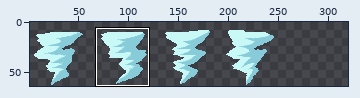
Two versions of one sprite sheet, RogueNaraka/Assets/Sprites/Skill/skill_spr_tornado.png. The first picture is a wide view before the edit; the outline marks the close-up.
Close-up. The starting point:
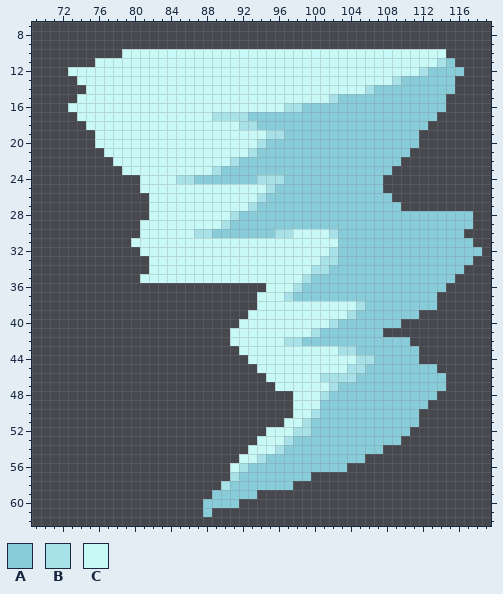
The file is 256x64 pixels. Shown: x 69..119, y 7..62. The old version is drawn lined up with the new one, on the new canvas. The wide view leaves out empty margins. The commit also changed other parts of the picture, which this record leaves out.
Palette (. is transparent): A #89ccd9  B #a8e2e8  C #c9f9f6
Pixels before (only the part around the change), first column x 69:
 7 ...................................................
 8 ...................................................
 9 ...................................................
10 ..........CCCCCCCCCCCCCCCCCCCCCCCCCCCCCCCCCCCC.....
11 .......CCCCCCCCCCCCCCCCCCCCCCCCCCCCCCCCCCCCCCBA....
12 ....CCCCCCCCCCCCCCCCCCCCCCCCCCCCCCCCCCCCCCCBAAAA...
13 .....CCCCCCCCCCCCCCCCCCCCCCCCCCCCCCCCCCCBAAAAAA....
14 ......CCCCCCCCCCCCCCCCCCCCCCCCCCCCCCCBAAAAAAAAA....
15 .....CCCCCCCCCCCCCCCCCCCCCCCCCCCCBAAAAAAAAAAAA.....
16 ....CCCCCCCCCCCCCCCCCCCCCCCCBBAAAAAAAAAAAAAAAA.....
17 .....CCCCCCCCCCCCCCCBBBBAAAAAAAAAAAAAAAAAAAAA......
18 ......CCCCCCCCCCCCCCCCCBBAAAAAAAAAAAAAAAAAAA.......
19 .......CCCCCCCCCCCCCCCCCCCBBAAAAAAAAAAAAAAA........
20 .......CCCCCCCCCCCCCCCCCCBAAAAAAAAAAAAAAAAA........
21 ........CCCCCCCCCCCCCCCCBAAAAAAAAAAAAAAAAA.........
22 .........CCCCCCCCCCCCCBAAAAAAAAAAAAAAAAAA..........
23 ..........CCCCCCCCCCBAAAAAAAAAAAAAAAAAAA...........
24 ............CCCCBBAAAAAAABBBAAAAAAAAAAA............
25 ............CCCCCCCCCCCCCCBAAAAAAAAAAAA............
26 .............CCCCCCCCCCCCBAAAAAAAAAAAAAA...........
27 .............CCCCCCCCCCCBAAAAAAAAAAAAAAAA..........
28 .............CCCCCCCCCBAAAAAAAAAAAAAAAAAAAAAAAAAA..
29 ............CCCCCCCCCBAAAAAAAAAAAAAAAAAAAAAAAAAAA..
30 ............CCCCCCBBAAAAAAABBCCCCBAAAAAAAAAAAAAA...
31 ...........CCCCCCCCCCCCCCCCCCCCCCCAAAAAAAAAAAAAAA..
32 ............CCCCCCCCCCCCCCCCCCCCCBAAAAAAAAAAAAAAAA.
33 .............CCCCCCCCCCCCCCCCCCCBBAAAAAAAAAAAAAAA..
34 .............CCCCCCCCCCCCCCCCCCBBAAAAAAAAAAAAAAA...
35 ............CCCCCCCCCCCCCCCCCCBAAAAAAAAAAAAAAAA....
36 ..........................CCCBAAAAAAAAAAAAAAAA.....
37 .........................CCCBAAAAAAAAAAAAAAAA......
38 .........................CCCCCCCCCCCBAAAAAAAA......
39 ........................CCCCCCCCCCCBAAAAAAA........
40 .......................CCCCCCCCCCBAAAAAAA..........
41 ......................CCCCCCCCCBAAAAAAA............
42 ......................CCCCCCBBAAAAAAAAAAAA.........
43 .......................CCCCCCCCCCCBBAAAAAAA........
44 ........................CCCCCCCCCCCCBBAAAAA........
45 .........................CCCCCCCCCCBBAAAAAAAA......
46 ..........................CCCCCCBBBBAAAAAAAAAA.....
47 ...........................CCCCCCBAAAAAAAAAAAA.....
48 .............................CCCBAAAAAAAAAAAA......
49 .............................CCCAAAAAAAAAAAA.......
50 .............................CCBAAAAAAAAAAA........
51 ............................CCBAAAAAAAAAAAA........
52 ..........................CCCBBAAAAAAAAAAA.........
53 .........................CCCBAAAAAAAAAAAA..........
54 ........................CCCBAAAAAAAAAAA............
55 .......................CCBAAAAAAAAAAA..............
56 ......................CBAAAAAAAAAAA................
57 ......................BAAAAAAAA....................
58 .....................BAAAAAAA......................
59 ....................AAAAA..........................
60 ...................AAAA............................
61 ...................A...............................
62 ...................................................
And afterwards:
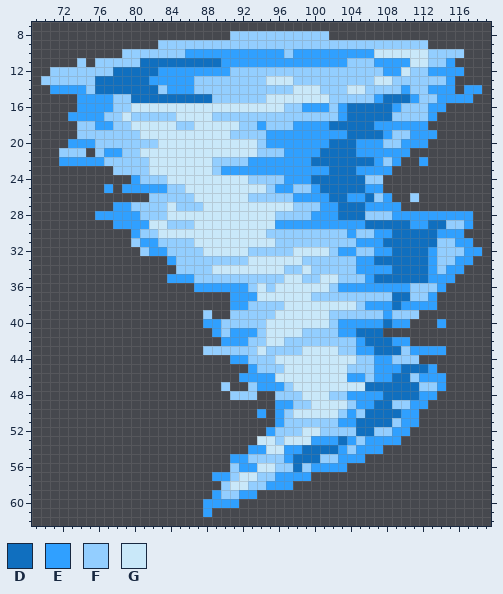
Colours new in this view: D #106fbf  E #30a0ff  F #93ceff  G #c9e8f9
Edits made:
canvas 256x64 -> 320x64, the old top-left corner now at -1,0 (the part of the old canvas that was cut away was empty and is not shown)
Changed rows in their new state; - is an unchanged pixel.
first column x 70:
 8 ---------------------FFFFFFFFFFF-----------------
 9 -------------FFFFFFFFFFFFFFFFFFFFFFFFFFFFFF------
10 ---------FFFFFFFEEEEEEEEEEEFEEEEEEEEEGGGGGGFFFF--
11 ----F-FFFFFDDDDDDDDDEEEEEEEEEEEEEEFFFEEEEGGFFE---
12 -FFFFFFFDDDDDEEEEEEEEFFFFFFFFFFFFFFFFFEEGFFEEEE--
13 FFFFFFDDDDDDEEEEEFFFFFFFFGGGFFFFFFFFFGGFFFFFFE---
14 -EEEEFDDDDDDDFEEEFFFFFFFFFFFGGGFFFGGFFFFEFFEEE-EE
15 ----EEEEFFDDDDDDDDDFFFFFFGGGGGGGFFFFFEDDDEFFEEEE-
16 ---.EEEEFFGGGGGGGGGGGGGGGGGFFEEEFEDDDDDEFFFEE----
17 ---EEEEFFGFFFFFGGGGFFFFFFFFFFFFFFEDDDDDFFFFE-----
18 ----FFEEFFGGGGGFFGGGGGFFEFFFEEEEDDDDDEEEEEE------
19 ----FFFFFFFGGGGGGGGGGFFFFEEEEEEEEEDDDDEFFEEE-----
20 ---EEEFFFFFFFGGGGGGGGGGGFEEEEEEEDDDEEEFFEEE------
21 --FFF-FEEFFGGGGGGGGGGGGGFFFEEEEDDDDEEEEEE--------
22 --EEEEEFFFFFGGGGGGGFFFFEEEEEEEDDDDDDDEFE--E------
23 --------FFFFGGGGGGGFEEEEEEEEEEEEDDDEEEE----------
24 ----------EFFFGGGGGGGGGFFFFEEEDDDDDDFF-----------
25 -------E-EEEEEFFGGGGGGGGGFEEFFEDDDDDEE-----------
26 ------------FFFFFGGGGGGFFFFFEEEEDDEEDFE--F-------
27 --------EEFFFFGFFFGGGGGGGGGGFFFEEDDDEEEE---------
28 ------EEEEEFFFGGGGGGGGGGGGFFFFEEEDDDFFFEEEEEEEEE-
29 --------EEEEGGFFFGGGGGGGGGEEEEEEEEEEDDDDDEEDDFFE-
30 ----------EFFGGGGGGGGGGGGFFFFFFFFFEFFEEDDDDDEEE--
31 ----------FEEFFFFGGGGGGGGGFFFFFFFFFEEEDDDDDDFFEE-
32 -----------FEEFFFFGGGGGFFFFFGGGGFEEFFEEDDDDEFFFEE
33 ------------..EFFFFFFFFGGGGGGFFFFFFEEDDDDDDEFFEE-
34 ------------...FFFFGGGGGGGGFFGFFFFFEEEEDDDDEFEE--
35 -----------...EEEFFFFFFFFFFGGFFGGFFFEDDDDDDEEE---
36 -----------------EEEEEEFGFGGGGGGFEEEEEEEEFFFE----
37 ---------------------EEEGGGGGGFFFFFFFFFDDFFE-----
38 ---------------------EEFFFFGGGGGGGGFEEEDEEEE-----
39 ------------------F--FFFFFGGGGGGFFFFFFEFFF-------
40 ------------------EEFFFFFGGGGGGGFEEEEEDEE---E----
41 -------------------EFEEEFGGGGFFFFEEDDD-----------
42 --------------------EEEFFGGFFFFFFFFEDDDEE--------
43 ------------------FFFFFFGFFFFGGGGFFEEDDDFEEEE----
44 ---------------------EEFFFGGGGGGGGGFFEEFFF-------
45 -----------------------EFFFGGGGGGGFFFEEEDDDE-----
46 ----------------------EEEEGGGGGGGGEEFEEDDFEEE----
47 --------------------F--FEEEFGGGGGGGGDDDDDDFFE----
48 ---------------------FFF--FFFGGGFFEEEEDDDDEE-----
49 --------------------------EEFFGGGGFEEDDFFEE------
50 ------------------------E-EFGGGGGFEFDDDDEE-------
51 --------------------------EFFFFFFEEDDDDFEE-------
52 -------------------------EFFFGGFFFFDDFFEE--------
53 ------------------------GGFGGGEEEDEFEEEE---------
54 -----------------------EEGGEEDDDDEFEEE-----------
55 ---------------------EEFFFFEDDDFFEEE-------------
56 ---------------------FEEGGFFDFEEEE---------------
57 -------------------EEFGGFFEEEE-------------------
58 --------------------FGGFFEEE---------------------
59 -------------------EFFEE-------------------------
60 ------------------EEEE---------------------------
61 ------------------E------------------------------
Changed places in both close-ups, as pixel boxes (x1, y1, x2, y2):
changed: (41, 31, 482, 517)
